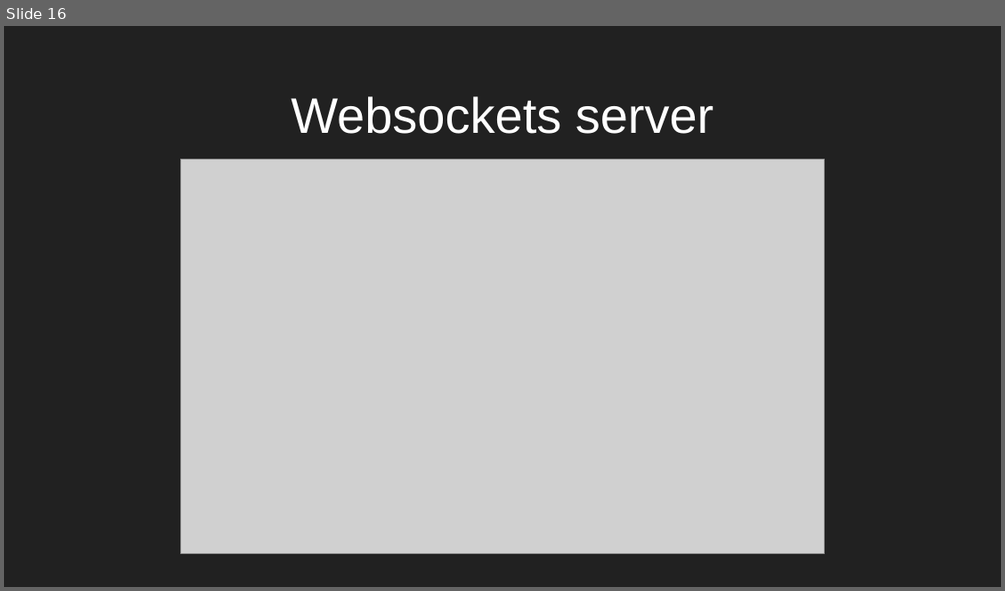
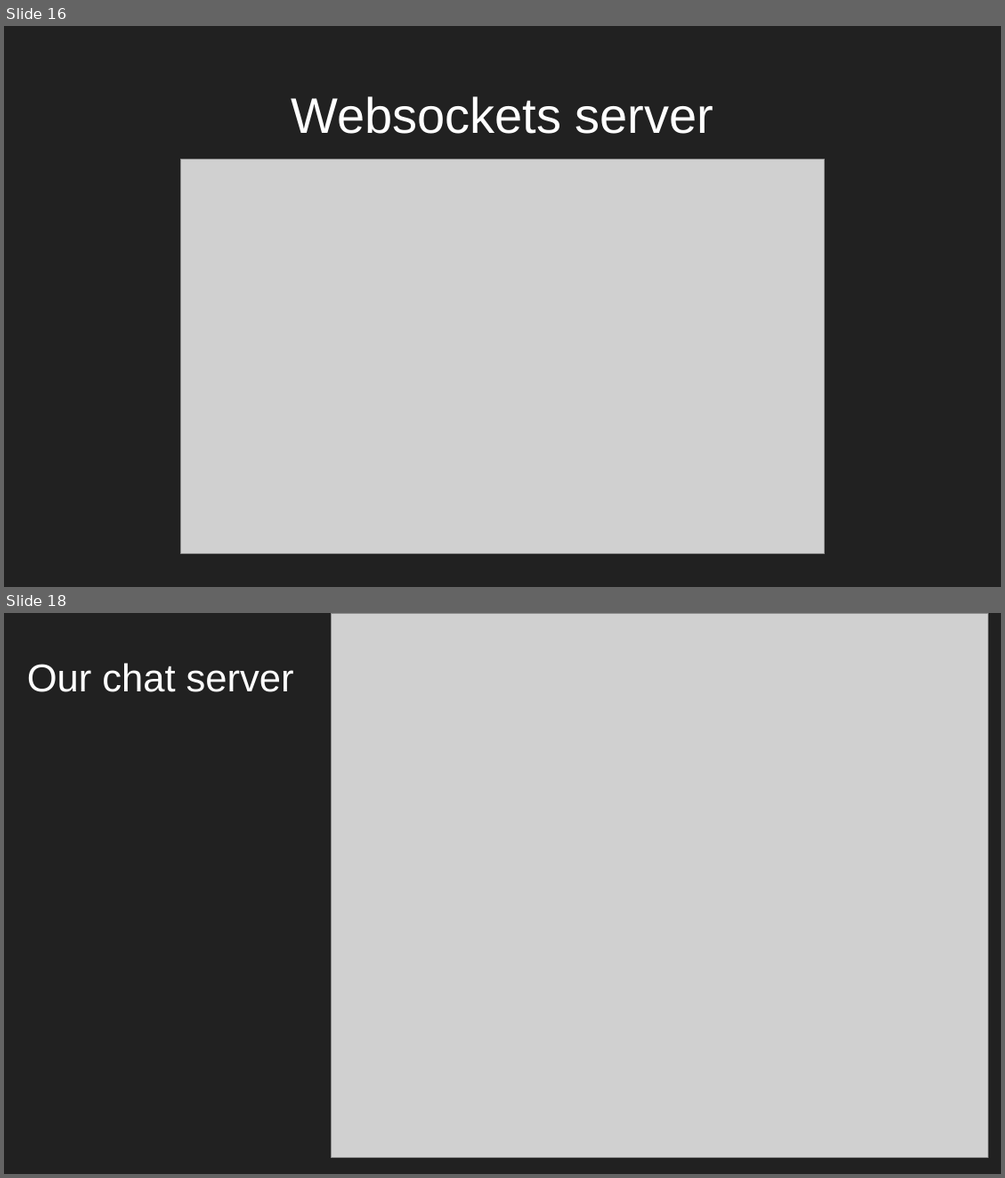
Before and after one commit to liron-navon/fresh-friday-node-intro, a slide deck: Node.js for web developers.pptx. Shown one above the other, each under a label of ours: slide 16 before the commit, slides 16 and 18 after it; the slides between them are not shown. The pictures are 1005x591 and 1005x1178 pixels, drawn with LibreOffice and Linux fonts; fonts in the diff are those of the drawing; grey boxes stand for pictures. Boxes give left, top, right and bottom in pixels: in the first picture for what was removed or moved away, otherwise in the second. Text is boxed around its words. In the diff, an @@ line names an element or a change of style, - is before the commit and + after.

```diff
--- a/Node.js for web developers.pptx
+++ b/Node.js for web developers.pptx
@@ slide 18 added at <box>4,613,1001,1174</box>, background #212121 @@
@@ picture added at <box>332,613,987,1158</box> @@
@@ title added at <box>27,663,294,692</box>, 28 pt, text #FFFFFF @@
+Our chat server
```
Also in this commit, not shown: 1 other slide added.
